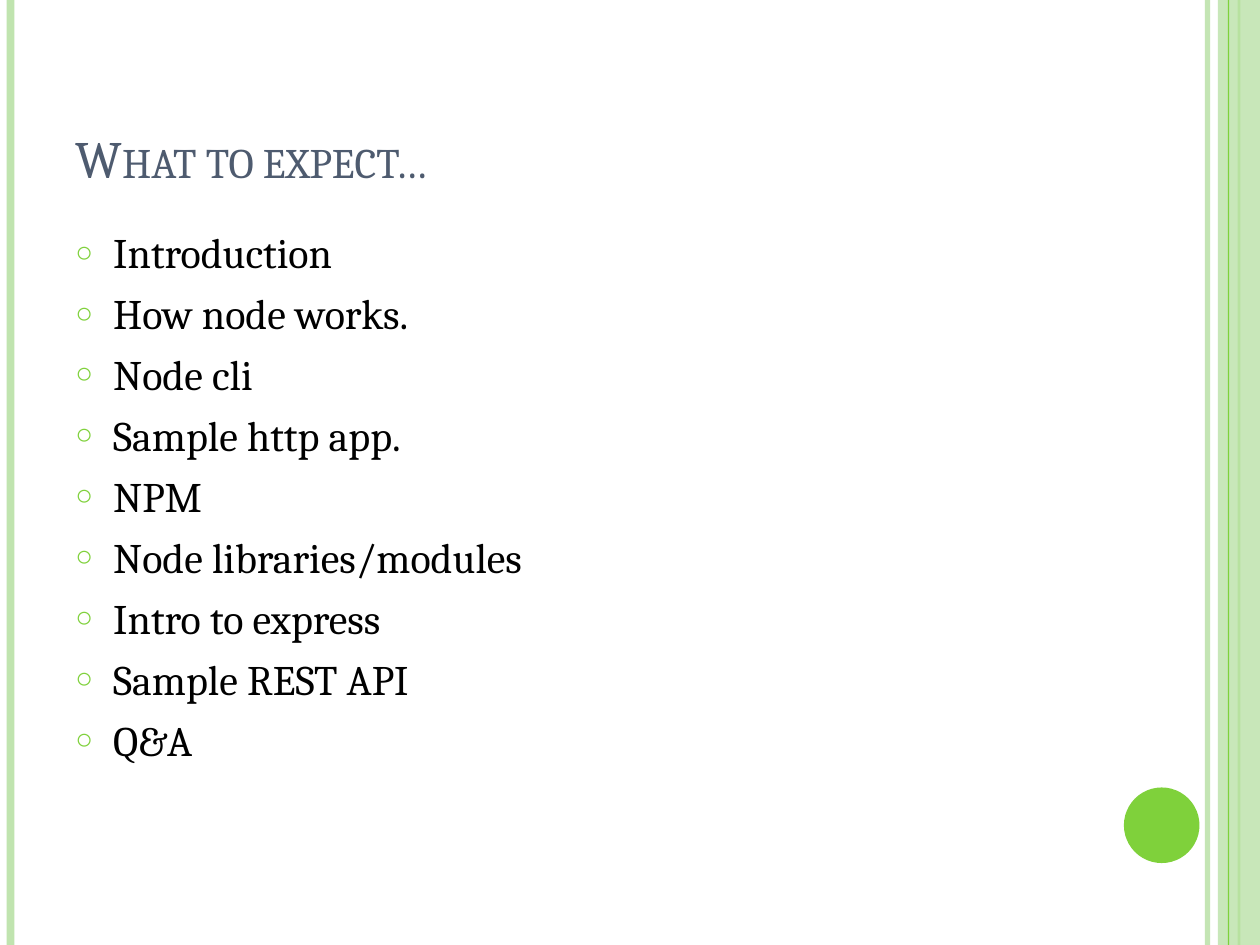
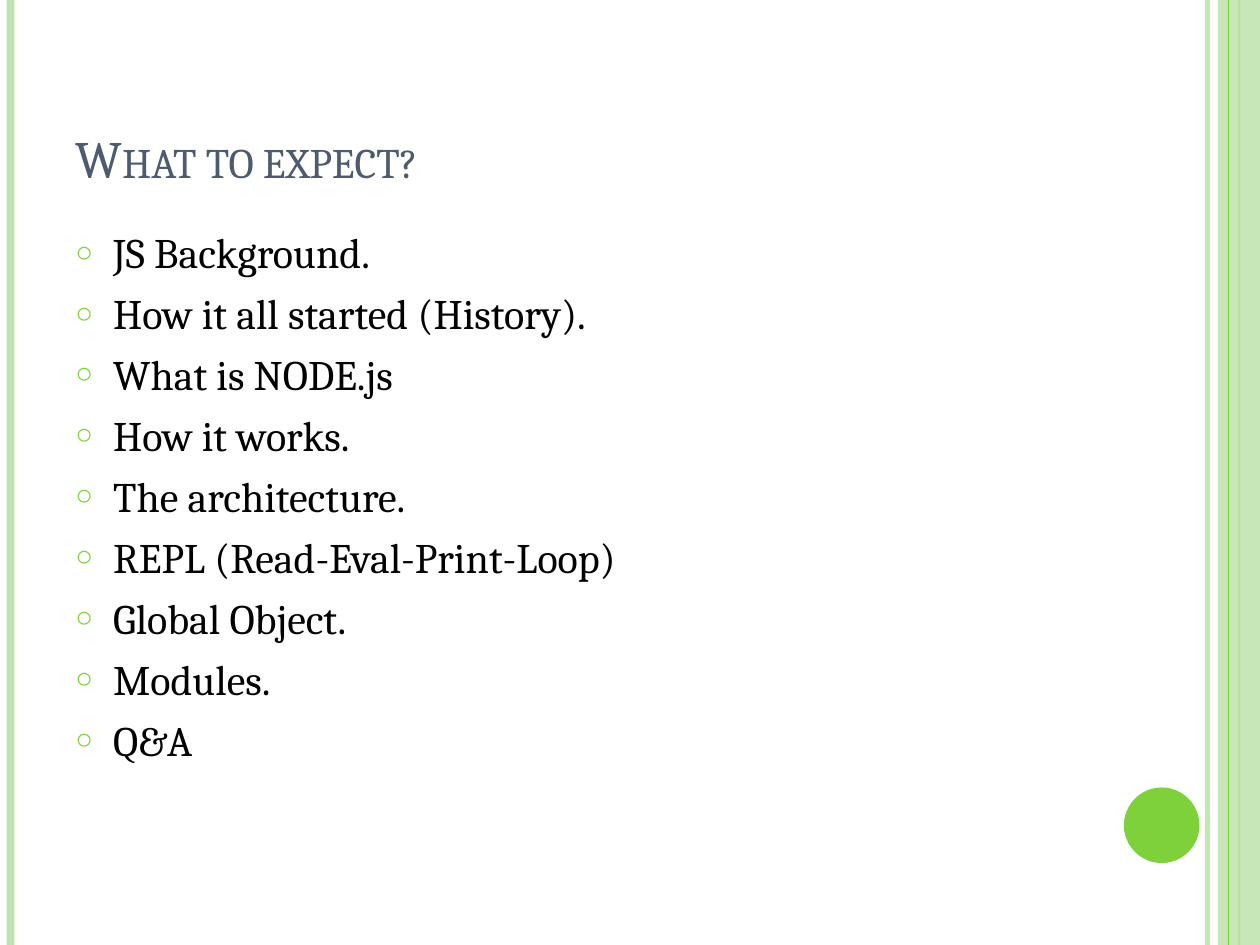
Before and after one commit to lakshmikanthadn/FresherTraining2018-NodeJS, a slide deck: slide 2 of Node js.pptx. Drawn at 1260x945 pixels with LibreOffice and Linux fonts; fonts in the diff are those of the drawing. Boxes give left, top, right and bottom in pixels: in the first picture for what was removed or moved away, otherwise in the second. Text is boxed around its words. In the diff, an @@ line names an element or a change of style, - is before the commit and + after.

```diff
--- a/Node js.pptx
+++ b/Node js.pptx
@@ title at box(206, 149, 418, 179): text changed @@
-What to expect…
+What to expect?
@@ text at box(113, 238, 615, 696): text changed @@
-○ Introduction
-○ How node works.
-○ Node cli
-○ Sample http app.
-○ NPM
-○ Node libraries/modules
-○ Intro to express
-○ Sample REST API
+○ JS Background.
+○ How it all started (History).
+○ What is NODE.js
+○ How it works.
+○ The architecture.
+○ REPL (Read-Eval-Print-Loop)
+○ Global Object.
+○ Modules.
```
Also in this commit, not shown: 3 other slides changed, 8 slides added, 5 slides removed, 3 other files.
